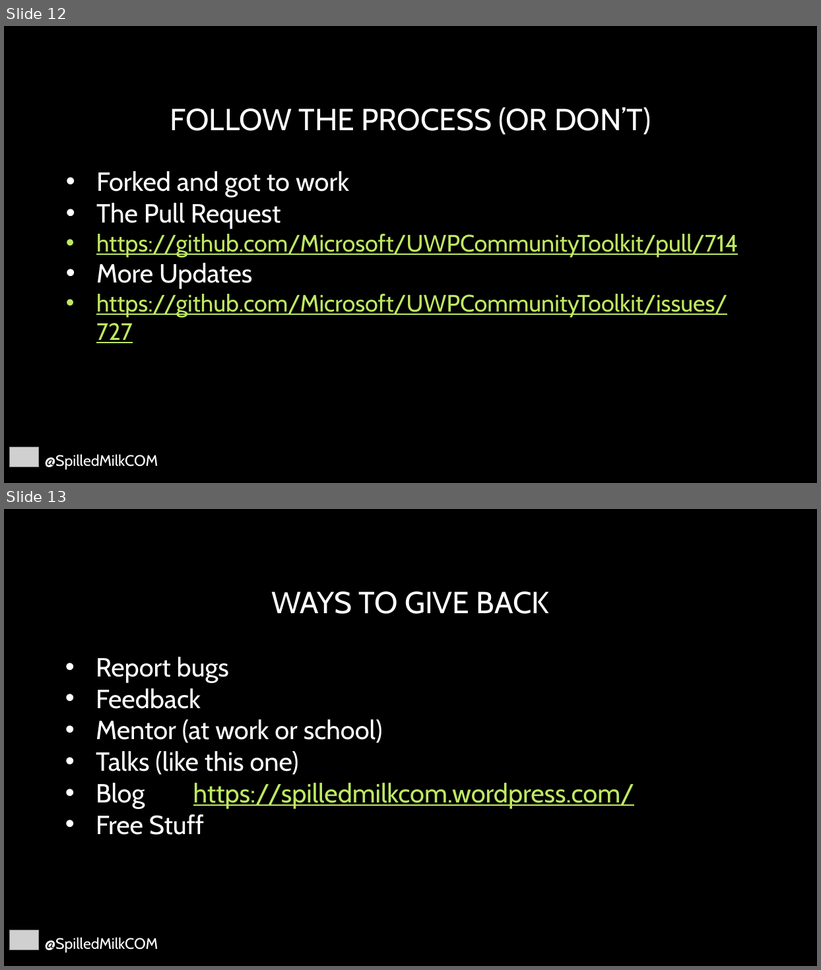
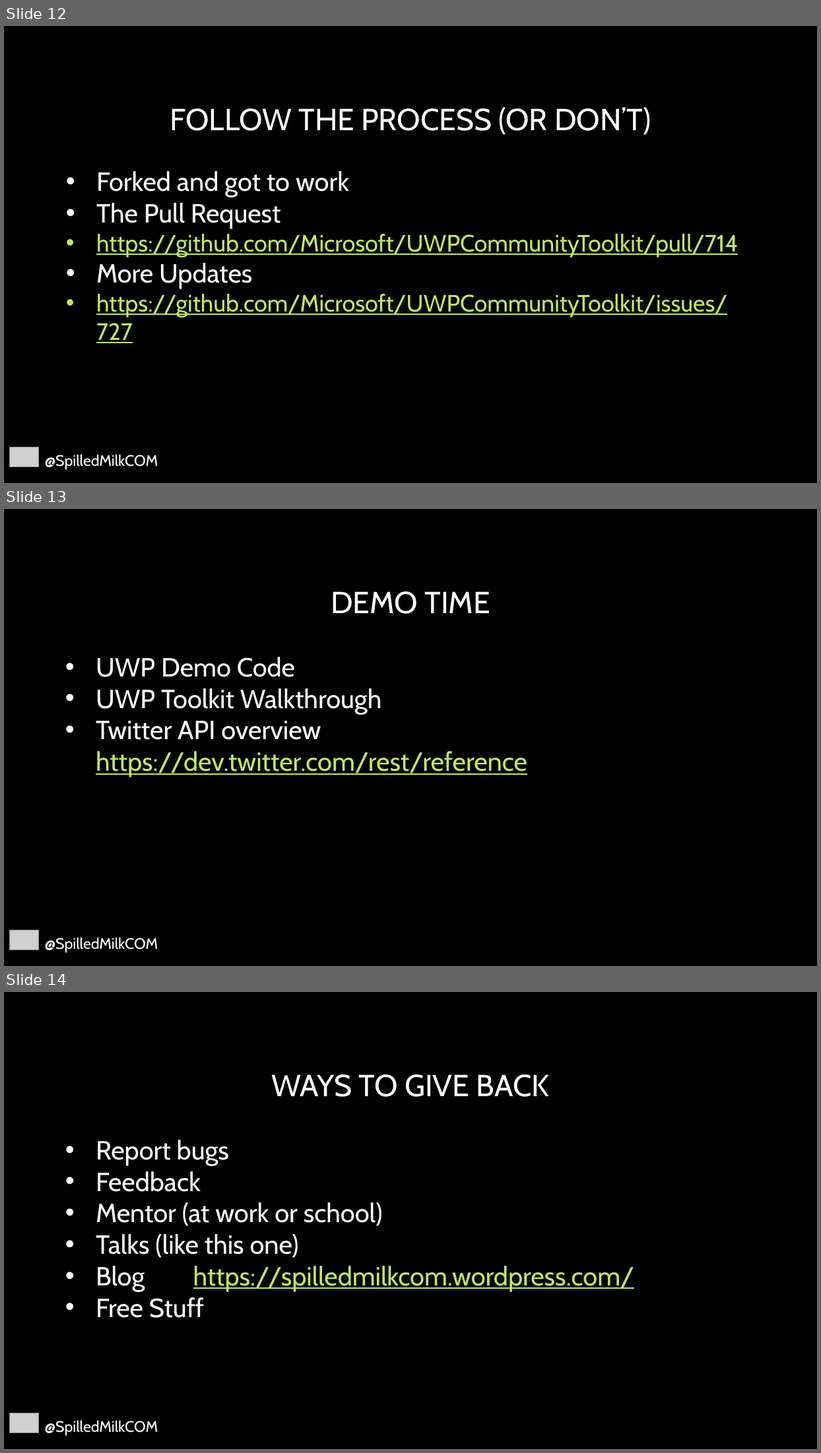
Before and after one commit to SpilledMilkCOM/DenDevDayUWP, a slide deck: Giving Back.pptx. Shown one above the other, each under a label of ours: slides 12 and 13 before the commit, slides 12, 13 and 14 after it. The pictures are 821x970 and 821x1453 pixels, drawn with LibreOffice and Linux fonts; fonts in the diff are those of the drawing; grey boxes stand for pictures; background and template pictures are left out. Boxes give left, top, right and bottom in pixels: in the first picture for what was removed or moved away, otherwise in the second. Text is boxed around its words. In the diff, an @@ line names an element or a change of style, - is before the commit and + after.

```diff
--- a/Giving Back.pptx
+++ b/Giving Back.pptx
@@ slide 13 added at box(4, 509, 817, 966), background picture (left out) @@
@@ title added at box(331, 591, 490, 614), 36 pt, text #FFFFFF @@
+DEMO TIME
@@ text added at box(96, 657, 527, 777), 31 pt, text #FFFFFF @@
+• UWP Demo Code
+• UWP Toolkit Walkthrough
+• Twitter API overview https://dev.twitter.com/rest/reference
@@ picture added at box(9, 931, 39, 951) @@
@@ text added at box(45, 937, 158, 953), 18 pt, text #FFFFFF @@
+@SpilledMilkCOM
@@ what was slide 13 is now slide 14 @@
```
Also in this commit, not shown: 8 slides changed.
